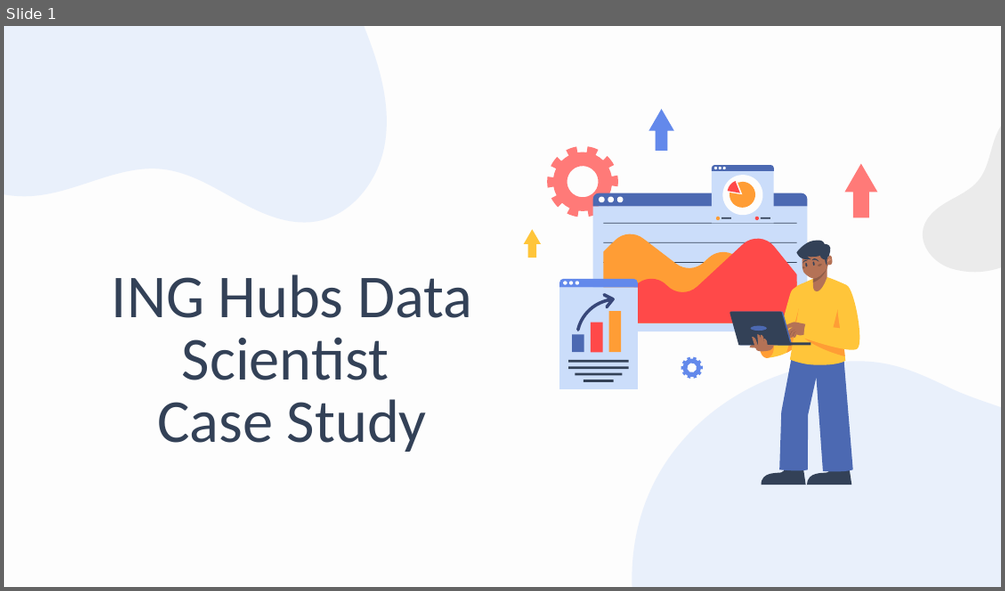
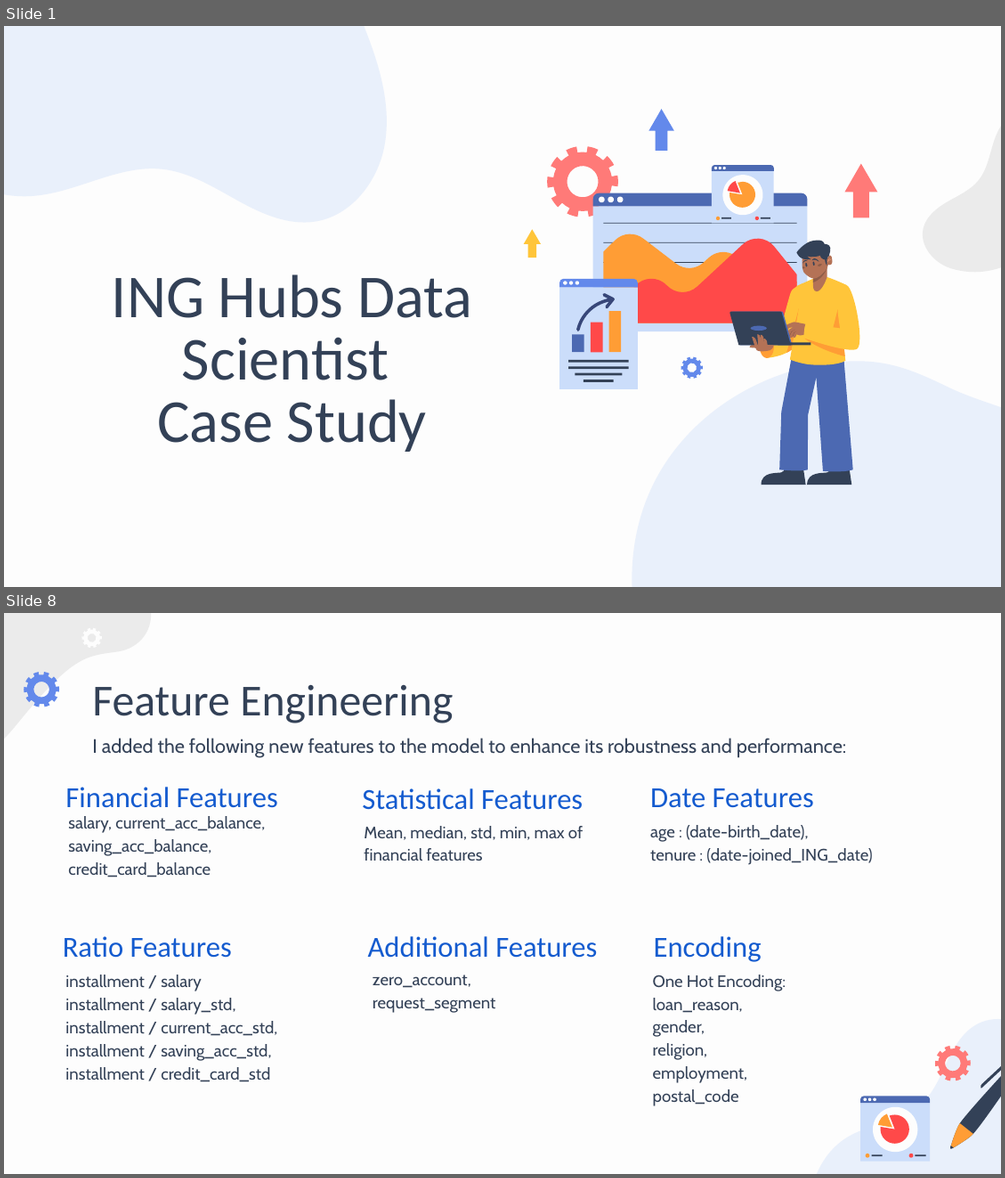
Before and after one commit to denizgunay/loan_delinquency, a slide deck: presentation.pptx. Shown one above the other, each under a label of ours: slide 1 before the commit, slides 1 and 8 after it; the slides between them are not shown. The pictures are 1005x591 and 1005x1178 pixels, drawn with LibreOffice and Linux fonts; fonts in the diff are those of the drawing. Boxes give left, top, right and bottom in pixels: in the first picture for what was removed or moved away, otherwise in the second. Text is boxed around its words. In the diff, an @@ line names an element or a change of style, - is before the commit and + after.

Commit message:
presentation is ready.

```diff
--- a/presentation.pptx
+++ b/presentation.pptx
@@ slide 8 added at [4, 613, 1001, 1174], background #FDFDFD @@
@@ freeform shape added at [4, 613, 183, 818], fill #EBEBEB @@
@@ freeform shape added at [81, 628, 102, 648], fill #FDFDFD @@
@@ freeform shape added at [24, 672, 60, 706], fill #6389EB @@
@@ title added at [92, 685, 453, 723], 32 pt, text #334157 @@
+Feature Engineering
@@ text added at [92, 738, 846, 758], 14 pt, text #334157 @@
+I added the following new features to the model to enhance its robustness and performance:
@@ subtitle added at [65, 787, 278, 808], 21 pt, text #145BCF @@
+Financial Features
@@ subtitle added at [362, 788, 582, 810], 21 pt, text #145BCF @@
+Statistical Features
@@ subtitle added at [650, 788, 814, 808], 21 pt, text #145BCF @@
+Date Features
@@ subtitle added at [68, 816, 265, 877], 12 pt, text #334157 @@
+salary, current_acc_balance, saving_acc_balance, credit_card_balance
@@ subtitle added at [364, 826, 582, 860], 12 pt, text #334157 @@
+Mean, median, std, min, max of financial features
@@ subtitle added at [650, 825, 872, 865], 12 pt, text #334157 @@
+age : (date-birth_date),
+tenure : (date-joined_ING_date)
@@ subtitle added at [63, 936, 232, 957], 21 pt, text #145BCF @@
+Ratio Features
@@ subtitle added at [368, 936, 597, 957], 21 pt, text #145BCF @@
+Additional Features
@@ subtitle added at [654, 936, 761, 962], 21 pt, text #145BCF @@
+Encoding
@@ subtitle added at [65, 974, 277, 1082], 12 pt, text #334157 @@
+installment / salary
+installment / salary_std,
+installment / current_acc_std,
+installment / saving_acc_std,
+installment / credit_card_std
@@ subtitle added at [372, 974, 495, 1013], 12 pt, text #334157 @@
+zero_account,
+request_segment
@@ subtitle added at [653, 974, 785, 1106], 12 pt, text #334157 @@
+One Hot Encoding:
+loan_reason,
+gender,
+religion,
+employment,
+postal_code
@@ freeform shape added at [773, 972, 1001, 1174], fill #CBDDFA at 39% opacity @@
@@ freeform shape added at [935, 1046, 971, 1080], fill #FF7A78 @@
@@ group added at [860, 1059, 1001, 1160]: 7 freeform shapes, 6 ellipses, 3 rectangles @@
```
Also in this commit, not shown: 2 slides changed, 17 other slides added, 3 slides removed, 8 other files.
